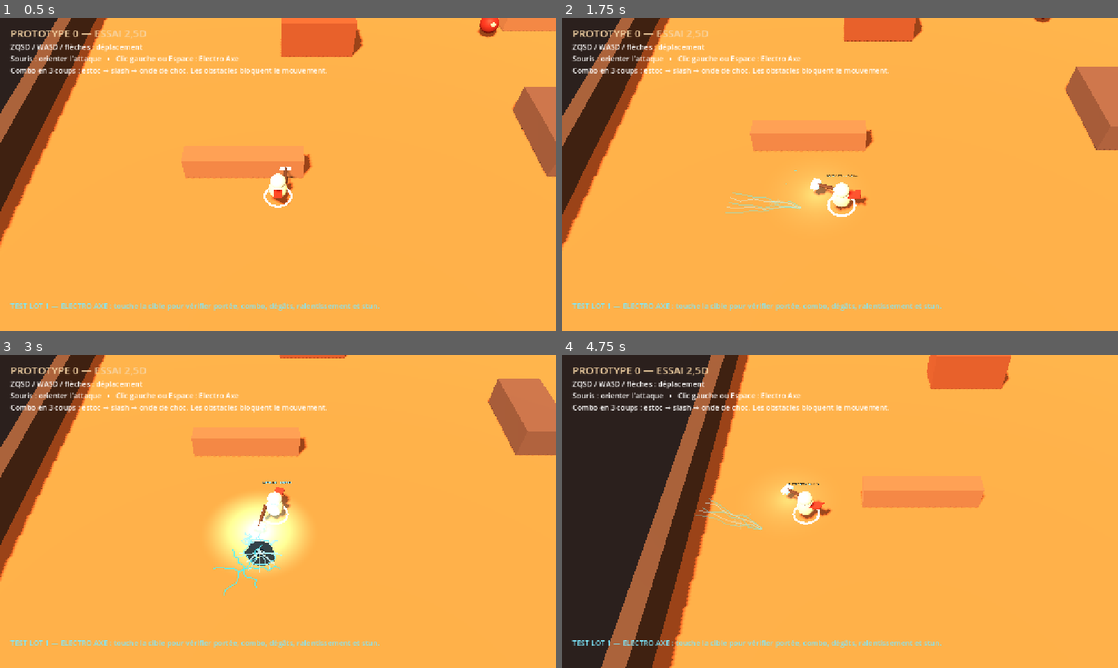
Above: before the commit, frames 1-4 (two rows, left to right).
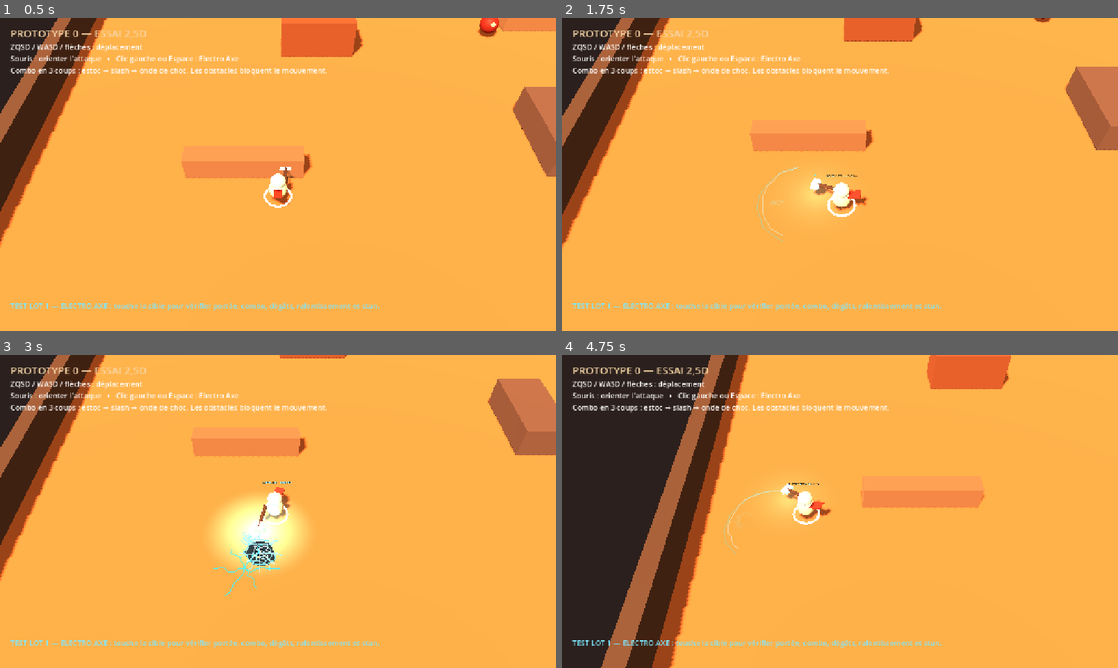
Above: after the commit, the same moments.

Repository: aKoMoses/PROTOTYPE-V0.1
Game: Godot game, scene res://scenes/main.tscn
The game is run twice, just before and just after one commit, with the same random seed, the same clock (stepped at 60 frames per second) and the same inputs.
Inputs (mouse positions are in pixels of both pictures, inside the frame that each line leads up to):
- Up to frame 1 (0.5 s): no input
- Up to frame 2 (1.75 s): move the mouse to (962, 158) at 0.52 s; hold D 0.53-1.28 s; hold Q 0.53-1.28 s; click (962, 158) at 0.67 s; tap Space at 0.77, 1.52 s; move the mouse to (728, 190) at 1.27 s; hold S from 1.28 s (still down); tap Z at 1.35 s
- Up to frame 3 (3 s): move the mouse to (333, 442) at 2.02 s; release S at 2.03 s; hold D 2.03-2.78 s; hold Q 2.03-2.78 s; move the mouse to (250, 574) at 2.77 s; hold W from 2.78 s (still down); tap Z at 2.85 s; click (250, 574) at 2.92 s
- Up to frame 4 (4.75 s): tap Space at 3.02, 3.77, 4.52 s; move the mouse to (1006, 558) at 3.52 s; release W at 3.53 s; hold Q 3.53-4.28 s; hold A from 3.53 s (still down); move the mouse to (673, 464) at 4.27 s; tap Z at 4.35 s

Frame 1 is identical in both runs. In frame 2, 0.3% of the frame differs, in the area x 29-46%, y 47-72%; in frame 3, 0.3%; in frame 4, 0.3%.

Commit message:
Align axe particles and strengthen cleave shockwave

Diff:
--- a/scripts/player.gd
+++ b/scripts/player.gd
@@ -258,18 +258,19 @@
 		var end := global_position + Vector3.UP * 0.92 + aim_direction * (AXE_RANGE[0] if not did_hit else maxf(0.4, (impact_point - global_position).length()))
 		for index in range(3):
 			_create_lightning_arc(start + Vector3.UP * (float(index) - 1.0) * 0.08, end + Vector3.UP * (float(index) - 1.0) * 0.08, Color("#67eaff") if index < 2 else Color("#d2fcff"), 0.05, 0.30)
-		_spawn_particle_burst(impact_point + Vector3.UP * 0.9, Color("#a9f5ff"), 16 if did_hit else 8, 0.32, 5.0, 0.16)
+		var weapon_tip := global_position + Vector3.UP * 0.96 + aim_direction * 1.68
+		_spawn_particle_burst(weapon_tip, Color("#a9f5ff"), 16 if did_hit else 8, 0.32, 5.0, 0.16)
 		if did_hit:
 			_create_hit_flash(impact_point, Color("#a9f5ff"), 0.65)
 	elif step == 1:
-		var center := global_position + Vector3.UP * 0.82
+		var center := global_position + Vector3.UP * 0.90
 		var forward := aim_direction
 		var side := Vector3(-forward.z, 0.0, forward.x)
 		var reach := AXE_RANGE[1] if not did_hit else maxf(0.5, (impact_point - global_position).length())
-		for index in range(5):
-			var bend := side * (float(index) - 2.0) * 0.28
-			_create_lightning_arc(center + bend * 0.10, center + forward * reach + bend, Color("#52e7ff") if index % 2 == 0 else Color("#bafaff"), 0.05, 0.34 + float(index) * 0.025)
-		_spawn_particle_burst(impact_point + Vector3.UP * 0.8, Color("#55e9ff"), 22 if did_hit else 12, 0.42, 4.0, 0.14)
+		_create_cleave_arc(center, forward, side, reach, 0.0, Color("#52e7ff"), 0.32)
+		_create_cleave_arc(center + Vector3.UP * 0.10, forward, side, reach * 0.92, 0.12, Color("#d5fcff"), 0.38)
+		var weapon_tip := global_position + Vector3.UP * 0.96 + aim_direction * 1.68
+		_spawn_particle_burst(weapon_tip, Color("#55e9ff"), 22 if did_hit else 12, 0.42, 4.0, 0.14)
 		if did_hit:
 			_create_hit_flash(impact_point, Color("#72edff"), 0.8)
 	else:
@@ -348,7 +349,32 @@
 	return outline
 
 
+func _create_cleave_arc(center: Vector3, forward: Vector3, side: Vector3, reach: float, height_offset: float, color: Color, lifetime: float) -> void:
+	var arc := MeshInstance3D.new()
+	var mesh := ImmediateMesh.new()
+	var material := _create_fx_material(color, 0.95)
+	mesh.surface_begin(Mesh.PRIMITIVE_LINE_STRIP, material)
+	var radius := reach * 0.72
+	var half_angle := deg_to_rad(68.0)
+	for index in range(15):
+		var angle := lerpf(-half_angle, half_angle, float(index) / 14.0)
+		var jitter := Vector3(randf_range(-0.06, 0.06), randf_range(-0.03, 0.03), randf_range(-0.06, 0.06))
+		var point := center + forward * (cos(angle) * radius) + side * (sin(angle) * radius) + Vector3.UP * height_offset + jitter
+		mesh.surface_add_vertex(point)
+	mesh.surface_end()
+	arc.mesh = mesh
+	get_tree().current_scene.add_child(arc)
+	var tween := create_tween()
+	tween.set_parallel(true)
+	tween.tween_property(arc, "scale", Vector3(1.18, 1.0, 1.18), lifetime * 0.45)
+	tween.tween_method(Callable(self, "_set_material_alpha").bind(material), 0.95, 0.0, lifetime)
+	tween.set_parallel(false)
+	tween.tween_callback(arc.queue_free)
+
+
 func _create_shockwave_fx(impact_point: Vector3) -> void:
+	_create_shockwave_wave(impact_point, 0.55, Color("#8ff7ff"), 0.58)
+	_create_shockwave_wave(impact_point + Vector3.UP * 0.04, 0.34, Color("#e7ffff"), 0.42)
 	var crater := MeshInstance3D.new()
 	var crater_mesh := ImmediateMesh.new()
 	var crater_material := _create_fx_material(Color("#1d2730"), 0.96)
@@ -417,6 +443,28 @@
 	_spawn_particle_burst(impact_point + Vector3.UP * 0.2, Color("#d19b70"), 22, 0.80, 4.0, 0.18)
 
 
+func _create_shockwave_wave(origin: Vector3, radius: float, color: Color, lifetime: float) -> void:
+	var wave := MeshInstance3D.new()
+	var mesh := ImmediateMesh.new()
+	var material := _create_fx_material(color, 0.92)
+	mesh.surface_begin(Mesh.PRIMITIVE_LINE_STRIP, material)
+	var points := 20
+	for index in range(points + 1):
+		var angle := TAU * float(index) / float(points)
+		var irregular_radius := radius + randf_range(-0.10, 0.10)
+		mesh.surface_add_vertex(Vector3(cos(angle) * irregular_radius, 0.12, sin(angle) * irregular_radius))
+	mesh.surface_end()
+	wave.mesh = mesh
+	get_tree().current_scene.add_child(wave)
+	wave.global_position = origin
+	var tween := create_tween()
+	tween.set_parallel(true)
+	tween.tween_property(wave, "scale", Vector3(3.0, 1.0, 3.0), lifetime)
+	tween.tween_method(Callable(self, "_set_material_alpha").bind(material), 0.92, 0.0, lifetime)
+	tween.set_parallel(false)
+	tween.tween_callback(wave.queue_free)
+
+
 func _create_crater_fractures(origin: Vector3) -> void:
 	for index in range(7):
 		var crack := MeshInstance3D.new()
